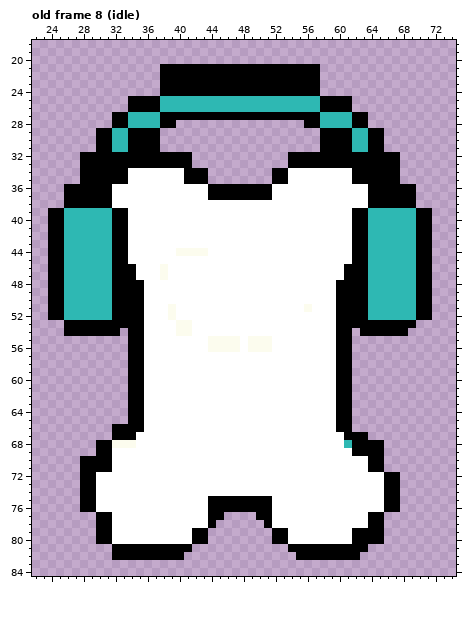
Pixel-art file: art/src/bonehead.aseprite. Above is the file before it was changed.
96x96 pixels, 74 frames. Shown: old frame 8 (idle): x 22..74, y 18..84. The commit also changed other frames, which this record leaves out.
Once edited:
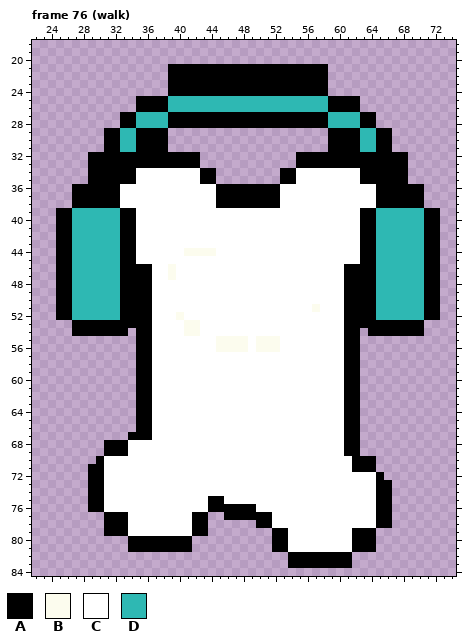
Palette (. is transparent): A #000000  B #fcfcee  C #ffffff  D #2eb8b3
A new or re-ordered frame is compared with the old frame closest to it.
The exact change:
frames 74 -> 82
Frame 76 (walk) is new; against old frame 8 (idle):
y 21..24: x 38 A -> .; x 58 . -> A
y 25..26: x 34 A -> .; x 38 D -> A; x 58 A -> D; x 62 . -> A
y 27: x 32 A -> .; x 34 D -> A; x 38 A -> D; x 58 D -> A; x 62 A -> D; x 64 . -> A
y 28: x 32 A -> .; x 34 D -> A; x 38 A -> D; x 40..55 ................ -> AAAAAAAAAAAAAAAA; x 58 D -> A; x 62 A -> D; x 64 . -> A
y 29..31: x 30 A -> .; x 32 D -> A; x 34 A -> D; x 38 . -> A; x 58 A -> .; x 62 D -> A; x 64 A -> D; x 66 . -> A
y 32..33: x 28 A -> .; x 42 . -> A; x 54 A -> .; x 68 . -> A
y 34..35: x 28 A -> .; x 34 C -> A; x 41..42 AA -> CC; x 44 . -> A; x 52 A -> .; x 54 C -> A; x 62 A -> C; x 68 . -> A
y 36..37: x 26 A -> .; x 32 C -> A; x 44 A -> C; x 52 C -> A; x 64 A -> C; x 70 . -> A
y 38: x 26 A -> .; x 32 C -> A; x 45..52 CCCCCCCC -> AAAAAAAA; x 64 A -> C; x 70 . -> A
y 39..43: x 24 A -> .; x 26 D -> A; x 32 A -> D; x 34 C -> A; x 62 A -> C; x 64 D -> A; x 70 A -> D; x 72 . -> A
y 44: x 24 A -> .; x 26 D -> A; x 32 A -> D; x 34 C -> A; x 40 B -> C; x 44 C -> B; x 62 A -> C; x 64 D -> A; x 70 A -> D; x 72 . -> A
y 45: x 24 A -> .; x 26 D -> A; x 32 A -> D; x 34 C -> A; x 62 A -> C; x 64 D -> A; x 70 A -> D; x 72 . -> A
y 46..47: x 24 A -> .; x 26 D -> A; x 32 A -> D; x 35..36 CC -> AA; x 38..39 BC -> CB; x 64 D -> A; x 70 A -> D; x 72 . -> A
y 48..50: x 24 A -> .; x 26 D -> A; x 32 A -> D; x 36 C -> A; x 60 A -> C; x 64 D -> A; x 70 A -> D; x 72 . -> A
y 51: x 24 A -> .; x 26 D -> A; x 32 A -> D; x 36 C -> A; x 39 B -> C; x 56..57 BC -> CB; x 60 A -> C; x 64 D -> A; x 70 A -> D; x 72 . -> A
y 52: x 24 A -> .; x 26 D -> A; x 32 A -> D; x 36 C -> A; x 39..40 BC -> CB; x 60 A -> C; x 64 D -> A; x 70 A -> D; x 72 . -> A
y 53: x 26 A -> .; x 36 C -> A; x 40 B -> C; x 42 C -> B; x 60 A -> C; x 70 . -> A
y 54: x 26 A -> .; x 33..34 .A -> A.; x 36 C -> A; x 40 B -> C; x 42 C -> B; x 60 A -> C; x 62..63 .A -> A.; x 69..70 .. -> AA
y 55..56: x 34 A -> .; x 36 C -> A; x 44 B -> C; x 48..49 CB -> BC; x 52 C -> B; x 60 A -> C; x 62 . -> A
y 57..65: x 34 A -> .; x 36 C -> A; x 60 A -> C; x 62 . -> A
y 66: x 32..34 AAA -> ...; x 36 C -> A; x 60 A -> C; x 62 . -> A
y 67: x 32..33 AA -> ..; x 35..36 CC -> AA; x 63 A -> .
y 68: x 30 A -> .; x 32..34 BBB -> AAC; x 61 D -> A; x 63..65 AAA -> ...
y 69: x 30 A -> .; x 32..33 CC -> AA; x 61 C -> A; x 63..65 AAA -> ...
y 70: x 28..29 AA -> ..; x 31 A -> C; x 62..63 CC -> AA; x 65 A -> .
y 71: x 28 A -> .; x 31 A -> C; x 62..63 CC -> AA; x 65 A -> .
y 72: x 28 A -> .; x 30 C -> A; x 65..67 CAA -> A..
y 73..74: x 28 A -> .; x 30 C -> A; x 65 C -> A; x 67 A -> .
y 75: x 28 A -> .; x 30 C -> A; x 46..51 AAAAAA -> CCCCCC; x 65 C -> A; x 67 A -> .
y 76: x 28 A -> .; x 30 C -> A; x 50..51 AA -> CC; x 65 C -> A; x 67 A -> .
y 77: x 30 A -> .; x 32..33 CC -> AA; x 42..49 CCAA.... -> AA..AAAA; x 64 A -> C; x 66 . -> A
y 78: x 30 A -> .; x 32..33 CC -> AA; x 42..44 CCA -> AA.; x 50 . -> A; x 64 A -> C; x 66 . -> A
y 79: x 30 A -> .; x 32..33 CC -> AA; x 65 A -> .
y 80: x 30..43 AACCCCCCCCCCAA -> ....AAAAAAAA..; x 65 A -> .
y 81: x 32..33 AA -> ..; x 52..61 ..AAAAAAAA -> AACCCCCCCC; x 64 . -> A
y 82: x 32..40 AAAAAAAAA -> .........; x 54 . -> A; x 62 A -> .
y 83: x 54..61 ........ -> AAAAAAAA
Where, in picture pixels (left, top, right, bottom), the same in both pictures:
changed: (48, 64, 440, 568)
